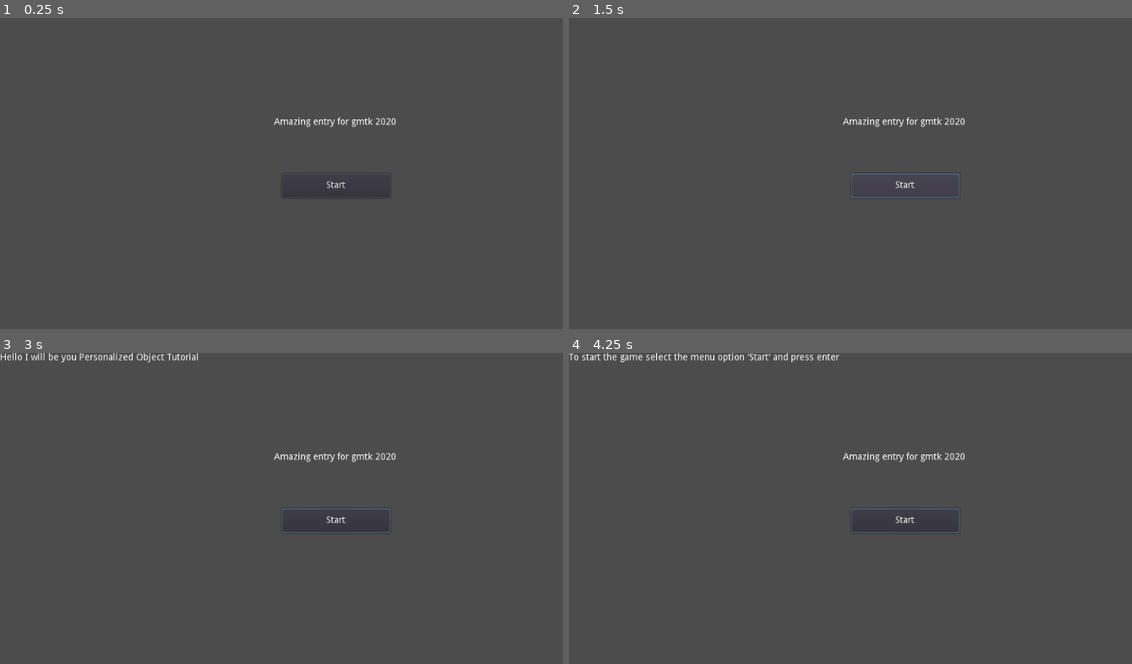
Above: before the commit, frames 1-4 (two rows, left to right).
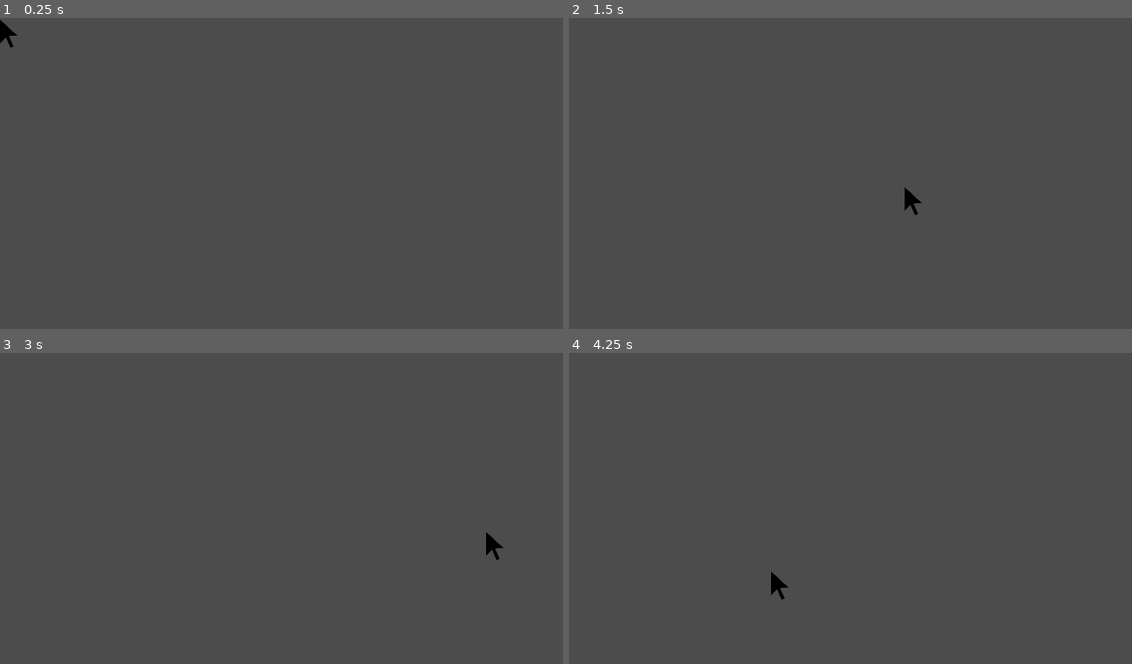
Above: after the commit, the same moments.

Repository: grunkgrunk/gmtk-2020
Game: Godot game, scene res://cursor.tscn
The game is run twice, just before and just after one commit, with the same random seed, the same clock (stepped at 60 frames per second) and the same inputs. Before the commit the project starts from res://world.tscn.
Inputs (mouse positions are in pixels of both pictures, inside the frame that each line leads up to):
- Up to frame 1 (0.25 s): no input
- Up to frame 2 (1.5 s): click (906, 185) at 0.5 s, where only the run before the commit has a clickable "Start"; click (906, 185) at 1.25 s, where only the run before the commit has a clickable "Start"
- Up to frame 3 (3 s): click (337, 520) at 2 s, where only the run before the commit has a clickable "Start"; tap Enter (ui_accept) at 2.75 s; move the mouse to (484, 530) at 2.77 s
- Up to frame 4 (4.25 s): tap Enter (ui_accept) at 3.02, 3.5, 3.77 s; move the mouse to (771, 570) at 3.52 s

The runs differ from the first frame. In frame 1, 0.5% of the frame differs, in the area x 0-71%, y 0-58%; in frame 2, 0.5%; in frame 3, 0.9%; in frame 4, 1.1%, in the area x 0-71%, y 0-80%.
Error before the commit: Invalid get index '3' (on base: 'Array'). (res://tut.gd:17)

Commit message:
changed basically nothing

Diff:
--- a/game/project.godot
+++ b/game/project.godot
@@ -16,7 +16,7 @@
 [application]
 
 config/name="gmtk-2020"
-run/main_scene="res://world.tscn"
+run/main_scene="res://cursor.tscn"
 config/icon="res://icon.png"
 
 [rendering]
